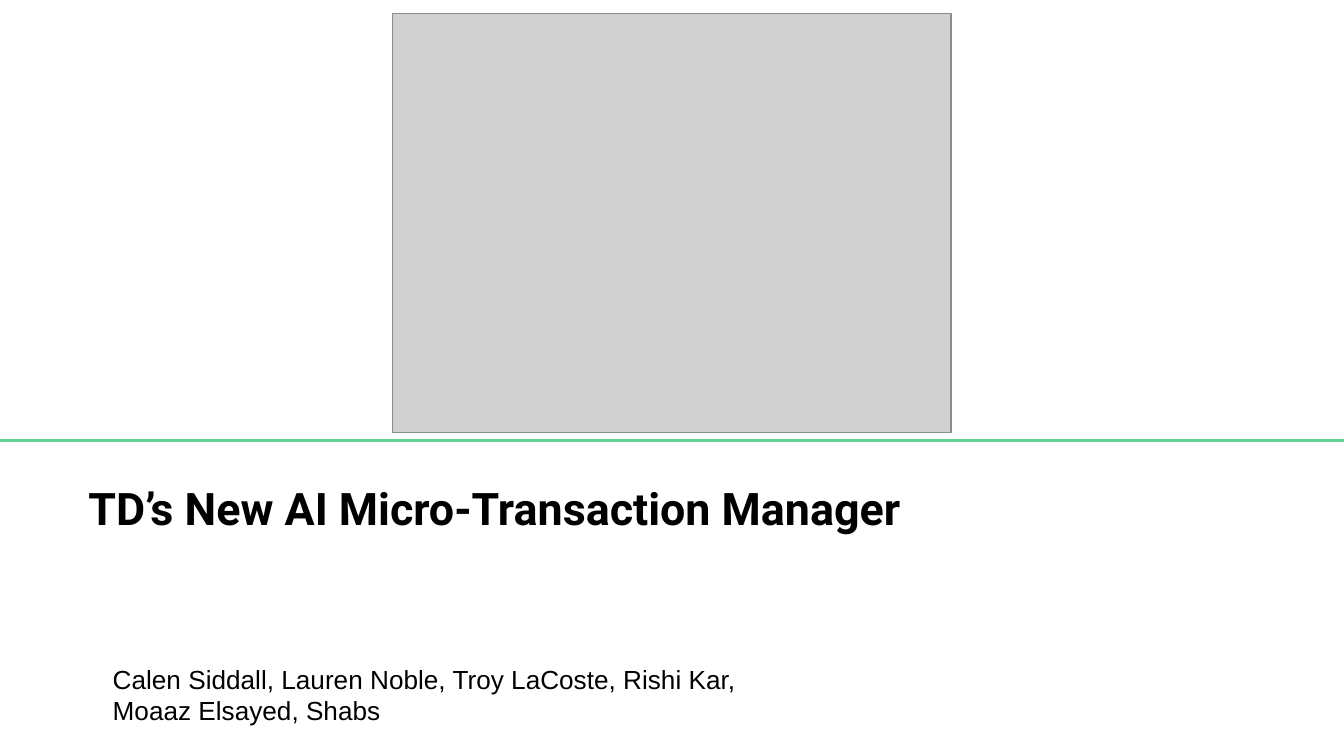
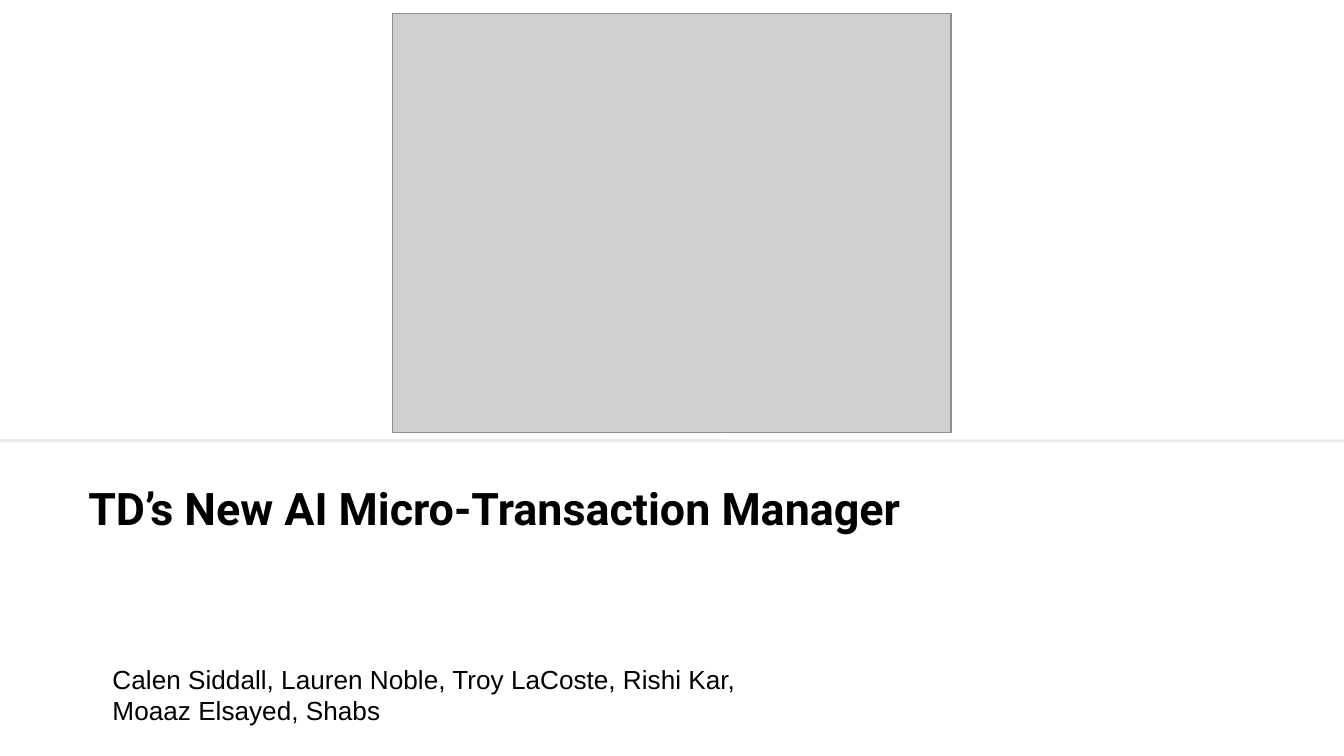
Before and after one commit to Kar-R/TrusTD-FinHacks-, a slide deck: slide 1 of TrusTD.pptx. Drawn at 1344x756 pixels with LibreOffice and Linux fonts; fonts in the diff are those of the drawing; grey boxes stand for pictures. Boxes give left, top, right and bottom in pixels: in the first picture for what was removed or moved away, otherwise in the second. Text is boxed around its words. In the diff, an @@ line names an element or a change of style, - is before the commit and + after.

```diff
--- a/TrusTD.pptx
+++ b/TrusTD.pptx
@@ line removed from (0, 441) to (1344, 441) @@
@@ freeform shape added at (0, 441, 1344, 441), outline #EEECE1 1.5 pt @@
```
Also in this commit, not shown: 7 other slides changed, 1 other file.
